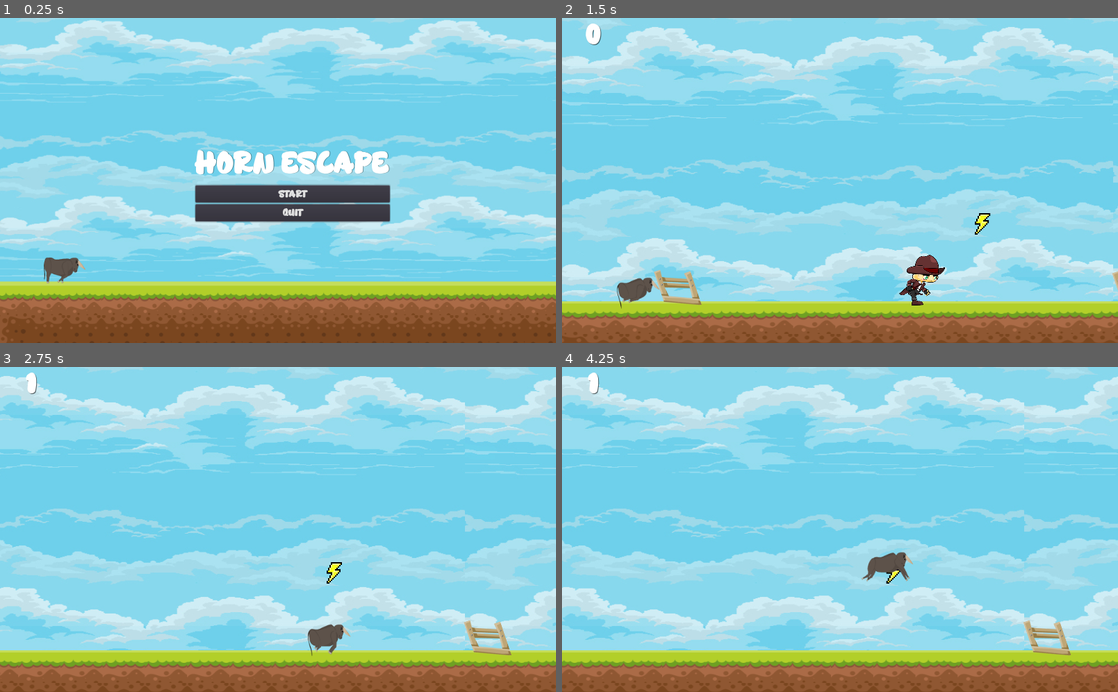
Above: before the commit, frames 1-4 (two rows, left to right).
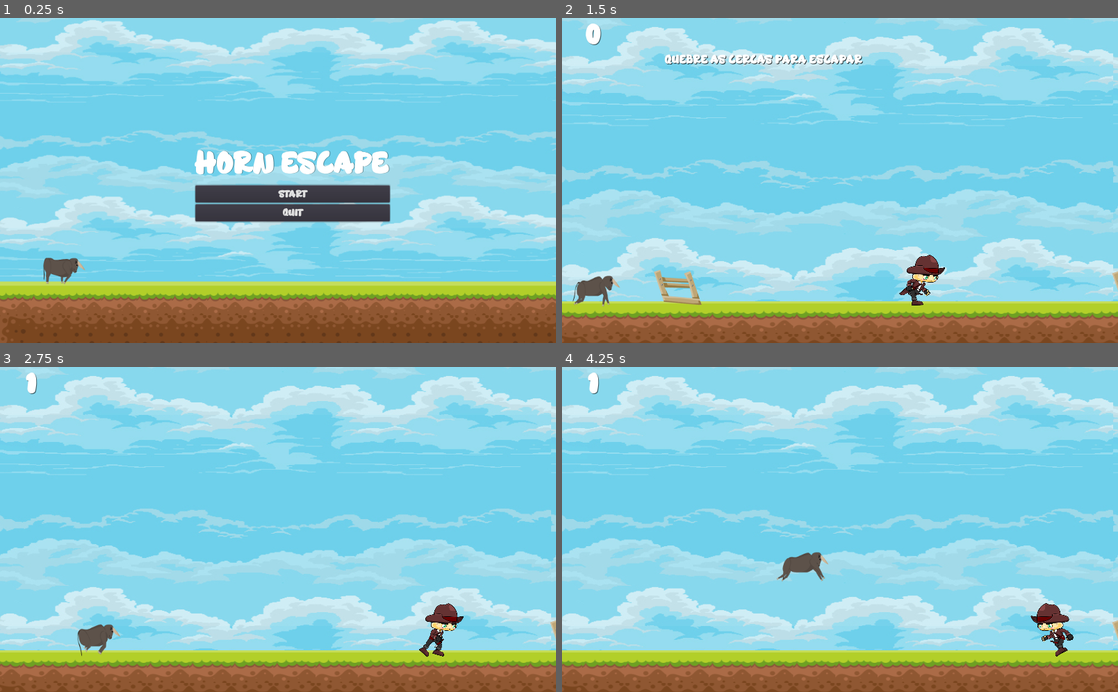
Above: after the commit, the same moments.

Repository: julianamarques/HornEscape
Game: Godot game, scene res://src/scenes/Menu.tscn
The game is run twice, just before and just after one commit, with the same random seed, the same clock (stepped at 60 frames per second) and the same inputs.
Inputs:
- Up to frame 1 (0.25 s): no input
- Up to frame 2 (1.5 s): click "START" at 0.5 s; hold Right (ui_right) from 1.28 s (still down)
- Up to frame 3 (2.75 s): keep holding Right (ui_right); tap Up (ui_up) at 1.52, 2.27 s
- Up to frame 4 (4.25 s): release Right (ui_right) at 2.78 s; hold Left (ui_left) 2.78-3.53 s; hold Right (ui_right) from 3.53 s (still down); tap Up (ui_up) at 3.77 s

The runs differ from the first frame. In frame 1, 0.1% of the frame differs, in the area x 7-16%, y 73-82%; in frame 2, 1.7%; in frame 3, 38%; in frame 4, 39%, in the area x 0-100%, y 0-97%.

Commit message:
Add game over message

Diff:
--- a/src/scenes/Ground.tscn
+++ b/src/scenes/Ground.tscn
@@ -1,10 +1,9 @@
-[gd_scene load_steps=11 format=2]
+[gd_scene load_steps=9 format=2]
 
 [ext_resource path="res://assets/imagens/ground/ground4.png" type="Texture" id=1]
 [ext_resource path="res://src/scenes/Enemy.tscn" type="PackedScene" id=2]
 [ext_resource path="res://assets/imagens/fence/fence3.png" type="Texture" id=3]
 [ext_resource path="res://src/scripts/Ground.gd" type="Script" id=4]
-[ext_resource path="res://assets/imagens/impulse/impulse.png" type="Texture" id=5]
 [ext_resource path="res://src/scripts/Fence.gd" type="Script" id=6]
 
 [sub_resource type="RectangleShape2D" id=1]
@@ -15,9 +14,6 @@
 
 [sub_resource type="RectangleShape2D" id=3]
 extents = Vector2( 587.616, 10 )
-
-[sub_resource type="RectangleShape2D" id=4]
-extents = Vector2( 10.6584, 19.5217 )
 
 [node name="Ground" type="StaticBody2D"]
 position = Vector2( 61.3692, 585.797 )
@@ -63,17 +59,6 @@
 [node name="CollisionShape2D" type="CollisionShape2D" parent="AreaChao"]
 position = Vector2( -14.8051, -1.85059 )
 shape = SubResource( 3 )
-
-[node name="Area2D2" type="Area2D" parent="."]
-
-[node name="Sprite" type="Sprite" parent="Area2D2"]
-position = Vector2( 176.528, -208.285 )
-scale = Vector2( 0.257562, 0.263324 )
-texture = ExtResource( 5 )
-
-[node name="CollisionShape2D" type="CollisionShape2D" parent="Area2D2"]
-position = Vector2( 178.403, -205.568 )
-shape = SubResource( 4 )
 [connection signal="body_entered" from="Fence" to="Fence" method="_on_Fence_body_entered"]
 [connection signal="body_entered" from="Fence" to="." method="_on_fence_body_entered_score"]
 [connection signal="body_entered" from="Fence2" to="." method="_on_fence2_body_entered_score"]
--- a/src/scenes/Menu.tscn
+++ b/src/scenes/Menu.tscn
@@ -44,7 +44,6 @@
 position = Vector2( 117.414, 466.482 )
 frames = SubResource( 1 )
 animation = "impulse"
-frame = 1
 playing = true
 
 [node name="CenterContainer" type="CenterContainer" parent="."]
--- a/src/scenes/World.tscn
+++ b/src/scenes/World.tscn
@@ -6,12 +6,27 @@
 [ext_resource path="res://assets/fonts/Bubblegum.ttf" type="DynamicFontData" id=4]
 [ext_resource path="res://src/scripts/Obstacles.gd" type="Script" id=5]
 [ext_resource path="res://src/scripts/Score.gd" type="Script" id=6]
+[ext_resource path="res://assets/fonts/HEYCOLD.ttf" type="DynamicFontData" id=7]
+[ext_resource path="res://src/scripts/World.gd" type="Script" id=8]
 
 [sub_resource type="DynamicFont" id=1]
 size = 50
 font_data = ExtResource( 4 )
 
+[sub_resource type="DynamicFont" id=2]
+size = 50
+font_data = ExtResource( 7 )
+
+[sub_resource type="DynamicFont" id=3]
+size = 50
+font_data = ExtResource( 4 )
+
+[sub_resource type="DynamicFont" id=4]
+size = 30
+font_data = ExtResource( 7 )
+
 [node name="World" type="Node2D"]
+script = ExtResource( 8 )
 
 [node name="ParallaxBackground" type="ParallaxBackground" parent="."]
 
@@ -53,3 +68,43 @@
 __meta__ = {
 "_edit_use_anchors_": false
 }
+
+[node name="GameOver" type="Label" parent="Score"]
+visible = false
+margin_left = 425.711
+margin_top = 202.256
+margin_right = 622.711
+margin_bottom = 253.256
+custom_fonts/font = SubResource( 2 )
+custom_colors/font_color_shadow = Color( 0, 0, 0, 0.905882 )
+text = "Game Over"
+__meta__ = {
+"_edit_use_anchors_": false
+}
+
+[node name="ScoreTextGameOver" type="Label" parent="Score"]
+visible = false
+margin_left = 513.616
+margin_top = 274.592
+margin_right = 553.616
+margin_bottom = 328.592
+custom_fonts/font = SubResource( 3 )
+custom_colors/font_color_shadow = Color( 0, 0, 0, 0.654902 )
+text = "0"
+__meta__ = {
+"_edit_use_anchors_": false
+}
+
+[node name="CanvasLayer" type="CanvasLayer" parent="."]
+
+[node name="Hint" type="Label" parent="CanvasLayer"]
+margin_left = 190.389
+margin_top = 59.5425
+margin_right = 556.389
+margin_bottom = 90.5425
+custom_fonts/font = SubResource( 4 )
+custom_colors/font_color_shadow = Color( 0, 0, 0, 0.733333 )
+text = "QUEBRE AS CERCAS PARA ESCAPAR"
+__meta__ = {
+"_edit_use_anchors_": false
+}
--- /dev/null
+++ b/src/scripts/Impulse.gd
@@ -0,0 +1,7 @@
+extends Area2D
+
+
+
+func _on_Impulse_body_entered(body: Node) -> void:
+	if body.name == "Player":
+		body.position.x = -600
--- a/src/scripts/Player.gd
+++ b/src/scripts/Player.gd
@@ -4,25 +4,15 @@
 var motion = Vector2()
 const UP = Vector2(0, -1)
 const GRAVITY = 20
-const SPEED = 500
+const SPEED = 1
 const JUMP_HEIGHT = -550
 
 func _physics_process(delta: float) -> void:
 	motion.y += GRAVITY
 
-	if Input.is_action_pressed("ui_right"):
-		motion.x = SPEED
-		$AnimatedSprite.play("run")
-		$AnimatedSprite.flip_h = false
-
-	elif Input.is_action_pressed("ui_left"):
-		motion.x = -SPEED
-		$AnimatedSprite.play("run")
-		$AnimatedSprite.flip_h = true
-
-	else:
-		motion.x = 0
-		$AnimatedSprite.play("idle")
+	motion.x += SPEED
+	$AnimatedSprite.play("run")
+	$AnimatedSprite.flip_h = false
 
 	if is_on_floor():
 		if Input.is_action_just_pressed("ui_up"):
@@ -35,7 +25,7 @@
 
 	if position.y > get_viewport_rect().size.y:
 		queue_free()
-		get_tree().change_scene("res://src/scenes/Menu.tscn")
+		get_tree().call_group("score_group", "game_over")
 
 func _on_EnemyKill_body_entered(body: Node) -> void:
 	if body.name == "Enemy":
@@ -44,4 +34,4 @@
 func _on_PlayerVulnerability_body_entered(body: Node) -> void:
 	if body.name == "Enemy":
 		queue_free()
-		get_tree().change_scene("res://src/scenes/Menu.tscn")
+		get_tree().call_group("score_group", "game_over")
--- a/src/scripts/Score.gd
+++ b/src/scripts/Score.gd
@@ -6,3 +6,11 @@
 func calculate_score():
 	score += 1
 	$ScoreText.text = str(score)
+	$ScoreTextGameOver.text = str(score)
+
+func game_over():
+	$ScoreText.hide()
+	$GameOver.show()
+	$ScoreTextGameOver.show()
+	yield(get_tree().create_timer(2), "timeout")
+	get_tree().change_scene("res://src/scenes/Menu.tscn")
--- a/src/scripts/World.gd
+++ b/src/scripts/World.gd
@@ -1 +1,6 @@
 extends Node2D
+
+
+func _ready() -> void:
+	yield(get_tree().create_timer(2), "timeout")
+	$CanvasLayer/Hint.hide()
Not shown, added: export_presets.cfg
Not shown: 1 places in src/scenes/World.tscn that only renumber resources
Not shown, added: HornEscape.exe
Not shown, added: HornEscape.x86_64
